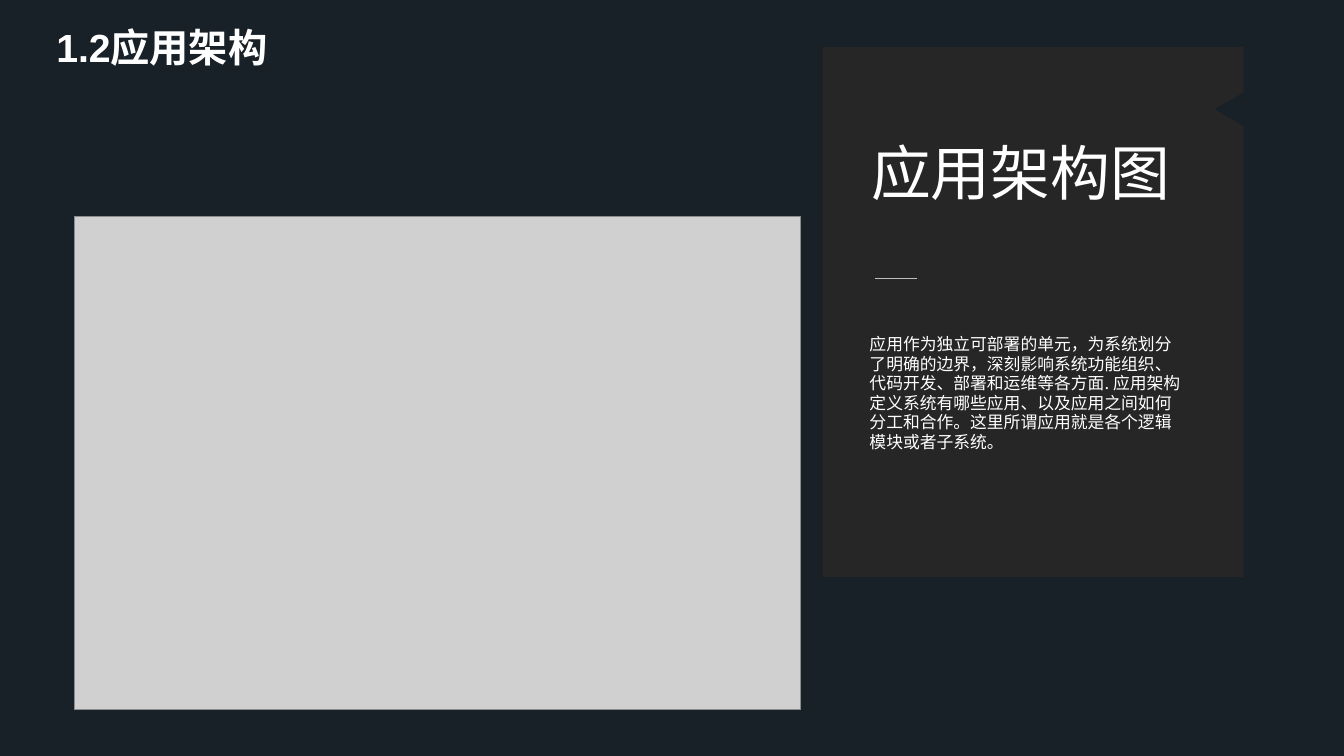
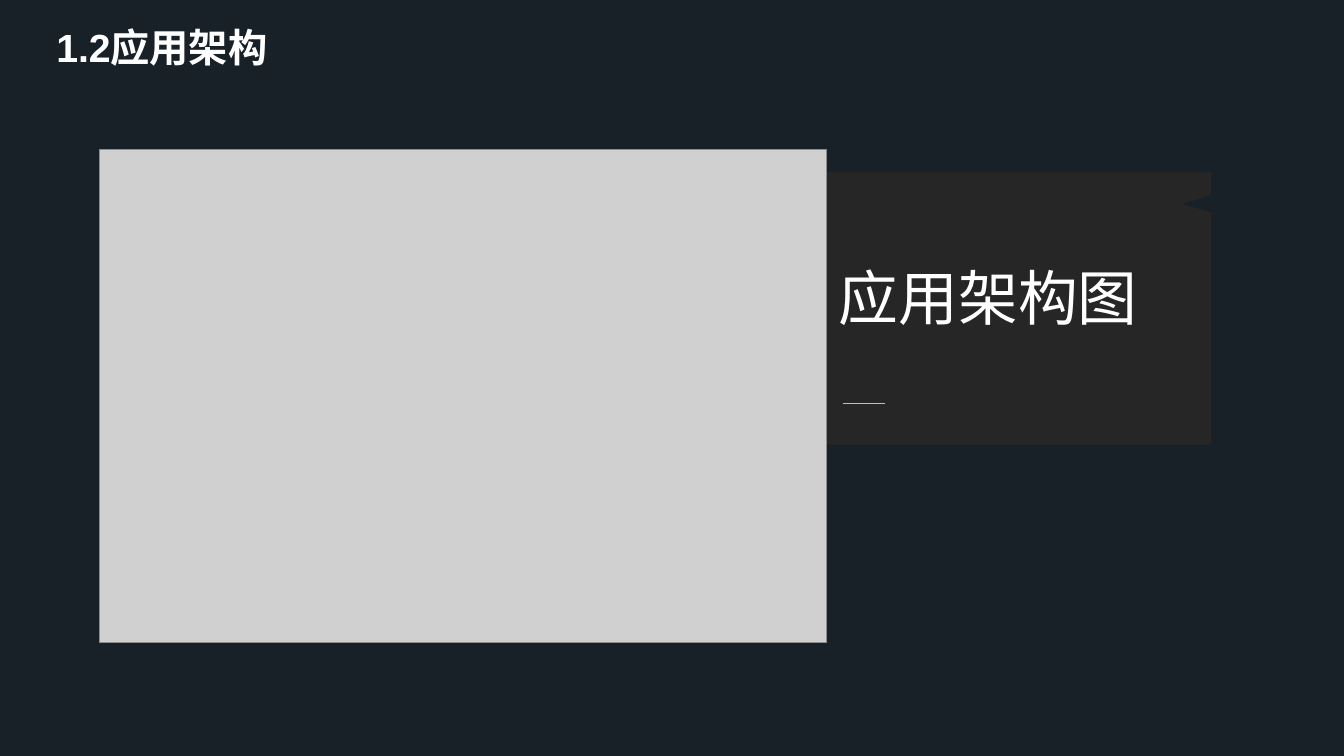
Before and after one commit to Software-Training/Development-steps, a slide deck: slide 5 of 项目架构与框架.pptx. Drawn at 1344x756 pixels with LibreOffice and Linux fonts; fonts in the diff are those of the drawing; grey boxes stand for pictures. Boxes give left, top, right and bottom in pixels: in the first picture for what was removed or moved away, otherwise in the second. Text is boxed around its words. In the diff, an @@ line names an element or a change of style, - is before the commit and + after.

```diff
--- a/项目架构与框架.pptx
+++ b/项目架构与框架.pptx
@@ picture: place and size @@
-picture at [75,217,802,710]
+picture at [100,149,827,642]
@@ freeform shape: place and size @@
-freeform shape at [823,47,1244,578]
+freeform shape at [790,172,1211,445]
@@ text "应用架构图": place and size @@
-text "应用架构图" at [871,144,1170,200]
+text "应用架构图" at [839,269,1138,325]
@@ text removed at [869,336,1180,450] @@
-应用作为独立可部署的单元，为系统划分了明确的边界，深刻影响系统功能组织、代码开发、部署和运维等各方面. 应用架构定义系统有哪些应用、以及应用之间如何分工和合作。这里所谓应用就是各个逻辑模块或者子系统。
@@ freeform shape: place and size @@
-freeform shape at [875,278,918,278]
+freeform shape at [843,403,885,403]
```
Also in this commit, not shown: 6 other slides changed.
